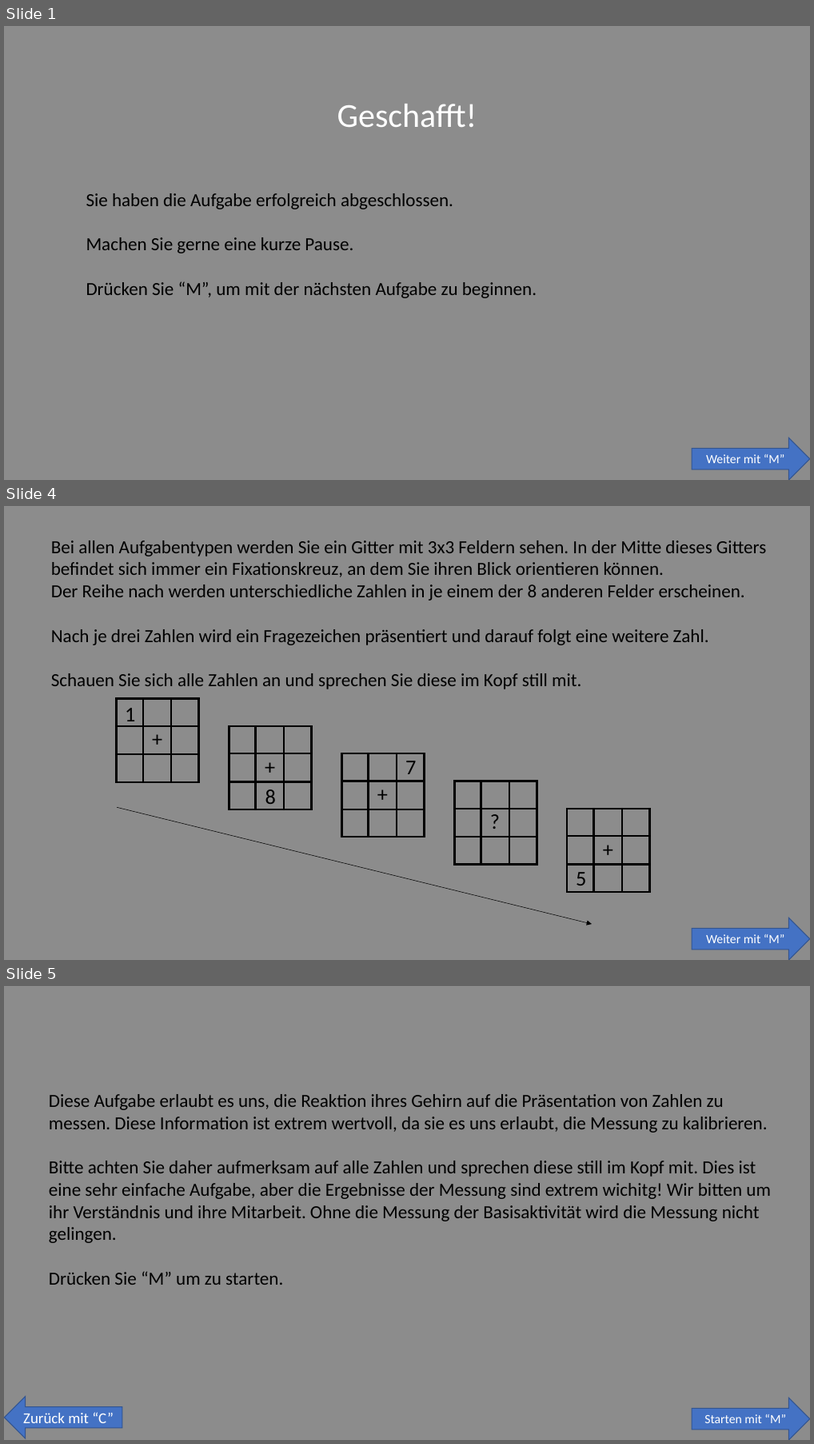
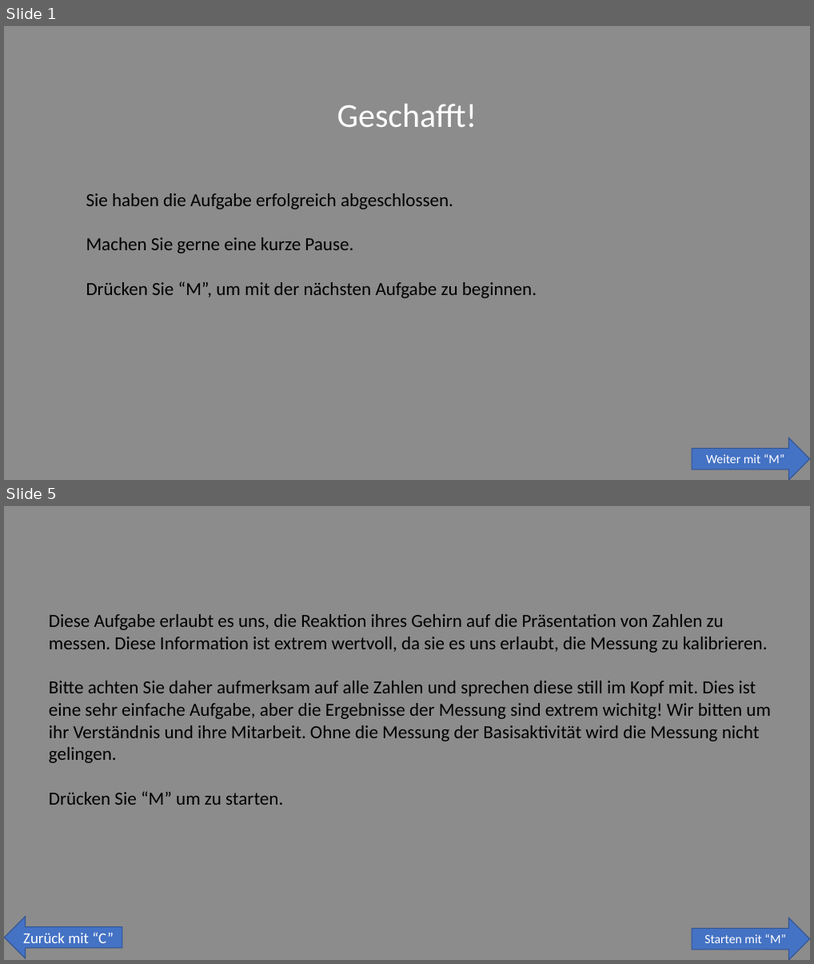
Before and after one commit to SLesche/oddball-task, a slide deck: instructions/instruction_slides.pptx. Shown one above the other, each under a label of ours: slides 1, 4 and 5 before the commit, slides 1 and 5 after it; the slides between them are not shown. The pictures are 814x1444 and 814x964 pixels, drawn with LibreOffice and Linux fonts; fonts in the diff are those of the drawing. Boxes give left, top, right and bottom in pixels: in the first picture for what was removed or moved away, otherwise in the second. Text is boxed around its words. In the diff, an @@ line names an element or a change of style, - is before the commit and + after.

```diff
--- a/instructions/instruction_slides.pptx
+++ b/instructions/instruction_slides.pptx
@@ slide 4 removed at <box>4,506,810,960</box>, background #8C8C8C @@
@@ text removed at <box>51,540,766,689</box> @@
-Bei allen Aufgabentypen werden Sie ein Gitter mit 3x3 Feldern sehen. In der Mitte dieses Gitters befindet sich immer ein Fixationskreuz, an dem Sie ihren Blick orientieren können.
-Der Reihe nach werden unterschiedliche Zahlen in je einem der 8 anderen Felder erscheinen.
-Nach je drei Zahlen wird ein Fragezeichen präsentiert und darauf folgt eine weitere Zahl.
-Schauen Sie sich alle Zahlen an und sprechen Sie diese im Kopf still mit.
@@ group removed at <box>116,698,650,924</box>: 20 lines, 9 texts, 5 rectangles, 1 arrow @@
-+
-+
-+
-?
-1
-8
-7
-5
-+
@@ right arrow removed at <box>693,917,810,960</box> @@
-Weiter mit “M”
```
Also in this commit, not shown: 1 slide changed, 2 slides added, 1 other slide removed, 11 other files.
